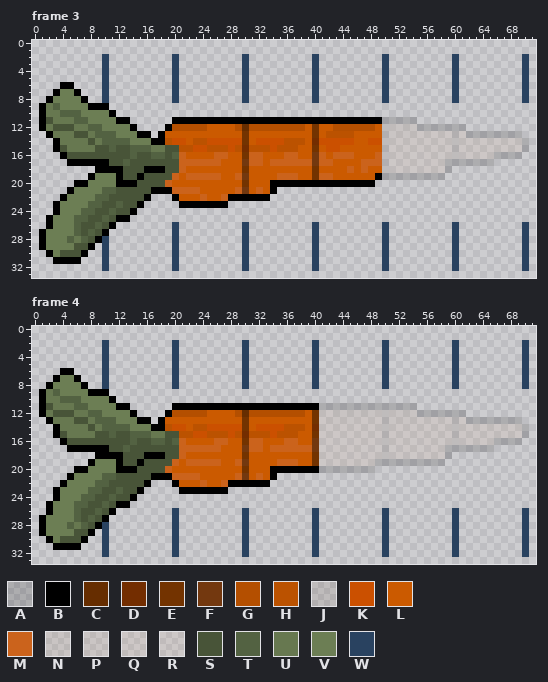
One commit to this pixel-art file: Assets/Sprites/Trevor Folder/Health/C_Healt Bar NEW Idea 2.aseprite. That is the earlier state.
72x34 pixels, 8 frames. Colours within 5 levels of each other are drawn and written as one. Shown: frame 3, frame 4. The commit also changed other frames, which this record leaves out.
Palette (. is transparent): A #00000028  B #000000  C #662d00  D #732d00  E #733300  F #73380f  G #b44f00  H #bb5200  J #73605128  K #cb5000  L #cb5a00  M #cb631c  N #b4967e28  P #bb9b8328  Q #cba98e28  R #cbac9628  S #485438  T #536242  U #677850  V #6c7e54  W #294260
Pixels before, frame 3 (only the part around the change), first column x 0:
 0 ........................................................................
 1 ........................................................................
 2 ..........W.........W.........W.........W.........W.........W.........W.
 3 ..........W.........W.........W.........W.........W.........W.........W.
 4 ..........W.........W.........W.........W.........W.........W.........W.
 5 ..........W.........W.........W.........W.........W.........W.........W.
 6 ....BB....W.........W.........W.........W.........W.........W.........W.
 7 ...BVVB...W.........W.........W.........W.........W.........W.........W.
 8 ..BVVVVB..W.........W.........W.........W.........W.........W.........W.
 9 .BUTVVVVBBB.............................................................
10 .BUUTTTVVVVB............................................................
11 .BSUUUTTVVVVBB......BBBBBBBBBBBBBBBBBBBBBBBBBBBBBBAAAAA.................
12 .BUSSSUUTTVVVVB....BGGGGGLLLLGCGGGGGGGGLELLGGGGGGLJQNNNAAAAAAA..........
13 ..BUUUSSUTTTVVVBB.BLLLLLLLLLLLELLLLLLLLLELHHHHLLLLJPPPPQQQQQJQAAAAAAAA..
14 ...BUUUUSUTTTTVVVBBHKKLHHKKKKKELKKKKHHHLDKKKKKLLKKJQQQQQQQQQJQQQQQQQQQA.
15 ...BSUUUUSSTSSTTTUUSSHHKKHHHKHDHHHKHHHLLELKKLLLLLLJQQQQQQQQQJQQQQQQQQQA.
16 ....BSSSSSSSSSTSSTTSTMLLLLMMLLEMMLLLMMLLFMLMMMLLLMJQQQRRQQRQJRQQQQAAAA..
17 .....BBBBBBSSTSSSSSSSMMMMMMLLLFMMLMMMMMMFMMLLLLMMMJRRQQRRQQAAAAAAA......
18 .........BBBBSSSBBBSSMLLLLLLLLELLLLLLLLLELLLLMLMLLJRQRRRQQQA............
19 ........BVVVBSSBSSSSMLMMMMMLLMFLLLLMMMLLEMMLLLLLLBAAAAAAAAA.............
20 ......BBVVVVBBBSSSSMLLLLLLLLLLELLLBBBBBBBBBBBBBBB.......................
21 .....BVVVVTTSSSSSBBBMMMMLLLLLMFLMLB.....................................
22 ....BVVVVTTSSSSSB...BLLLMLLMBBBBBB......................................
23 ...BVVVVTTSSTSSB.....BBBBBBB............................................
24 ...BVVVTTSSTSSB.........................................................
25 ..BVVVTTSSTSBB..........................................................
26 ..BVVVTSSTSB........W.........W.........W.........W.........W.........W.
27 .BVVVVTSTSB.........W.........W.........W.........W.........W.........W.
28 .BVVVTUTSBW.........W.........W.........W.........W.........W.........W.
29 .BVVVVSSB.W.........W.........W.........W.........W.........W.........W.
30 ..BVSSSB..W.........W.........W.........W.........W.........W.........W.
31 ...BBBB...W.........W.........W.........W.........W.........W.........W.
32 ..........W.........W.........W.........W.........W.........W.........W.
33 ........................................................................
Pixels before, frame 4 (only the part around the change), first column x 0:
 0 ........................................................................
 1 ........................................................................
 2 ..........W.........W.........W.........W.........W.........W.........W.
 3 ..........W.........W.........W.........W.........W.........W.........W.
 4 ..........W.........W.........W.........W.........W.........W.........W.
 5 ..........W.........W.........W.........W.........W.........W.........W.
 6 ....BB....W.........W.........W.........W.........W.........W.........W.
 7 ...BVVB...W.........W.........W.........W.........W.........W.........W.
 8 ..BVVVVB..W.........W.........W.........W.........W.........W.........W.
 9 .BUTVVVVBBB.............................................................
10 .BUUTTTVVVVB............................................................
11 .BSUUUTTVVVVBB......BBBBBBBBBBBBBBBBBBBBBAAAAAAAAAAAAAA.................
12 .BUSSSUUTTVVVVB....BGGGGGLLLLGCGGGGGGGGLEQQNNNNNNQJQNNNAAAAAAA..........
13 ..BUUUSSUTTTVVVBB.BLLLLLLLLLLLELLLLLLLLLEQPPPPQQQQJPPPPQQQQQJQAAAAAAAA..
14 ...BUUUUSUTTTTVVVBBHKKLHHKKKKKELKKKKHHHLDQQQQQQQQQJQQQQQQQQQJQQQQQQQQQA.
15 ...BSUUUUSSTSSTTTUUSSHHKKHHHKHDHHHKHHHLLEQQQQQQQQQJQQQQQQQQQJQQQQQQQQQA.
16 ....BSSSSSSSSSTSSTTSTMLLLLMMLLEMMLLLMMLLFRQRRRQQQRJQQQRRQQRQJRQQQQAAAA..
17 .....BBBBBBSSTSSSSSSSMMMMMMLLLFMMLMMMMMMFRRQQQQRRRJRRQQRRQQAAAAAAA......
18 .........BBBBSSSBBBSSMLLLLLLLLELLLLLLLLLEQQQQRQRQQJRQRRRQQQA............
19 ........BVVVBSSBSSSSMLMMMMMLLMFLLLLMMMLLERRQQQQQQAAAAAAAAAA.............
20 ......BBVVVVBBBSSSSMLLLLLLLLLLELLLBBBBBBBAAAAAAAA.......................
21 .....BVVVVTTSSSSSBBBMMMMLLLLLMFLMLB.....................................
22 ....BVVVVTTSSSSSB...BLLLMLLMBBBBBB......................................
23 ...BVVVVTTSSTSSB.....BBBBBBB............................................
24 ...BVVVTTSSTSSB.........................................................
25 ..BVVVTTSSTSBB..........................................................
26 ..BVVVTSSTSB........W.........W.........W.........W.........W.........W.
27 .BVVVVTSTSB.........W.........W.........W.........W.........W.........W.
28 .BVVVTUTSBW.........W.........W.........W.........W.........W.........W.
29 .BVVVVSSB.W.........W.........W.........W.........W.........W.........W.
30 ..BVSSSB..W.........W.........W.........W.........W.........W.........W.
31 ...BBBB...W.........W.........W.........W.........W.........W.........W.
32 ..........W.........W.........W.........W.........W.........W.........W.
33 ........................................................................
The same view after the edit:
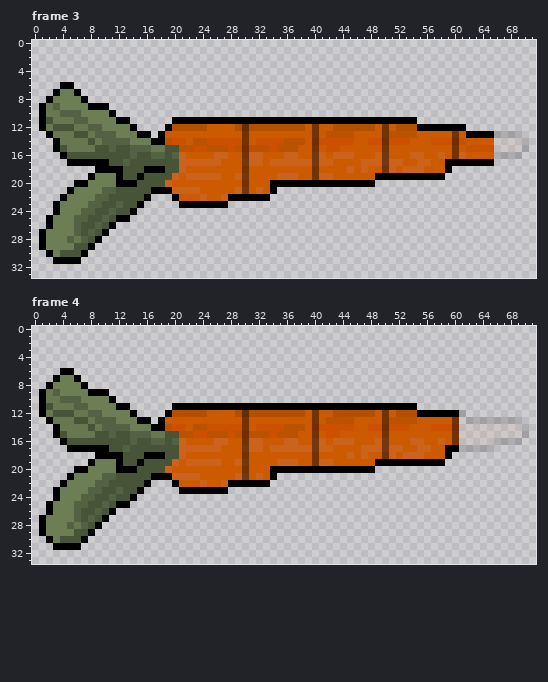
What changed:
Changed rows in their new state; - is an unchanged pixel.
Frame 3:
first column x 10:
 2 .---------.---------.---------.---------.---------.---------.
 3 .---------.---------.---------.---------.---------.---------.
 4 .---------.---------.---------.---------.---------.---------.
 5 .---------.---------.---------.---------.---------.---------.
 6 .---------.---------.---------.---------.---------.---------.
 7 .---------.---------.---------.---------.---------.---------.
 8 .---------.---------.---------.---------.---------.---------.
11 ----------------------------------------BBBBB----------------
12 ----------------------------------------ELGGGBBBBBBB---------
13 ----------------------------------------EHHHHLLLLLELBBBB-----
14 ----------------------------------------DKKKLLLKKKDKLLLL-----
15 ----------------------------------------ELLLLLLLLLELKKKK-----
16 ----------------------------------------FLLLMMLLMLEMLLLL-----
17 ----------------------------------------FMMLLMMLLBBBBBBB-----
18 ----------------------------------------EMLMMMLLLB-----------
19 ----------------------------------------BBBBBBBBB------------
first column x 10:
26 ----------.---------.---------.---------.---------.---------.
27 ----------.---------.---------.---------.---------.---------.
28 .---------.---------.---------.---------.---------.---------.
29 .---------.---------.---------.---------.---------.---------.
30 .---------.---------.---------.---------.---------.---------.
31 .---------.---------.---------.---------.---------.---------.
32 .---------.---------.---------.---------.---------.---------.
Frame 4:
first column x 10:
 2 .---------.---------.---------.---------.---------.---------.
 3 .---------.---------.---------.---------.---------.---------.
 4 .---------.---------.---------.---------.---------.---------.
 5 .---------.---------.---------.---------.---------.---------.
 6 .---------.---------.---------.---------.---------.---------.
 7 .---------.---------.---------.---------.---------.---------.
 8 .---------.---------.---------.---------.---------.---------.
11 -------------------------------BBBBBBBBBBBBBB----------------
12 -------------------------------LLGGGGGGLELGGGBBBBBB----------
13 -------------------------------LHHHHLLLLEHHHHLLLLLE----------
14 -------------------------------KKKKKLLKKDKKKLLLKKKD----------
15 -------------------------------LKKLLLLLLELLLLLLLLLE----------
16 -------------------------------MLMMMLLLMFLLLMMLLMLE----------
17 -------------------------------MMLLLLMMMFMMLLMMLLBB----------
18 -------------------------------LLLLMLMLLEMLMMMLLLB-----------
19 -------------------------------MMLLLLLLBBBBBBBBBB------------
20 -------------------------------BBBBBBBB----------------------
first column x 10:
26 ----------.---------.---------.---------.---------.---------.
27 ----------.---------.---------.---------.---------.---------.
28 .---------.---------.---------.---------.---------.---------.
29 .---------.---------.---------.---------.---------.---------.
30 .---------.---------.---------.---------.---------.---------.
31 .---------.---------.---------.---------.---------.---------.
32 .---------.---------.---------.---------.---------.---------.
